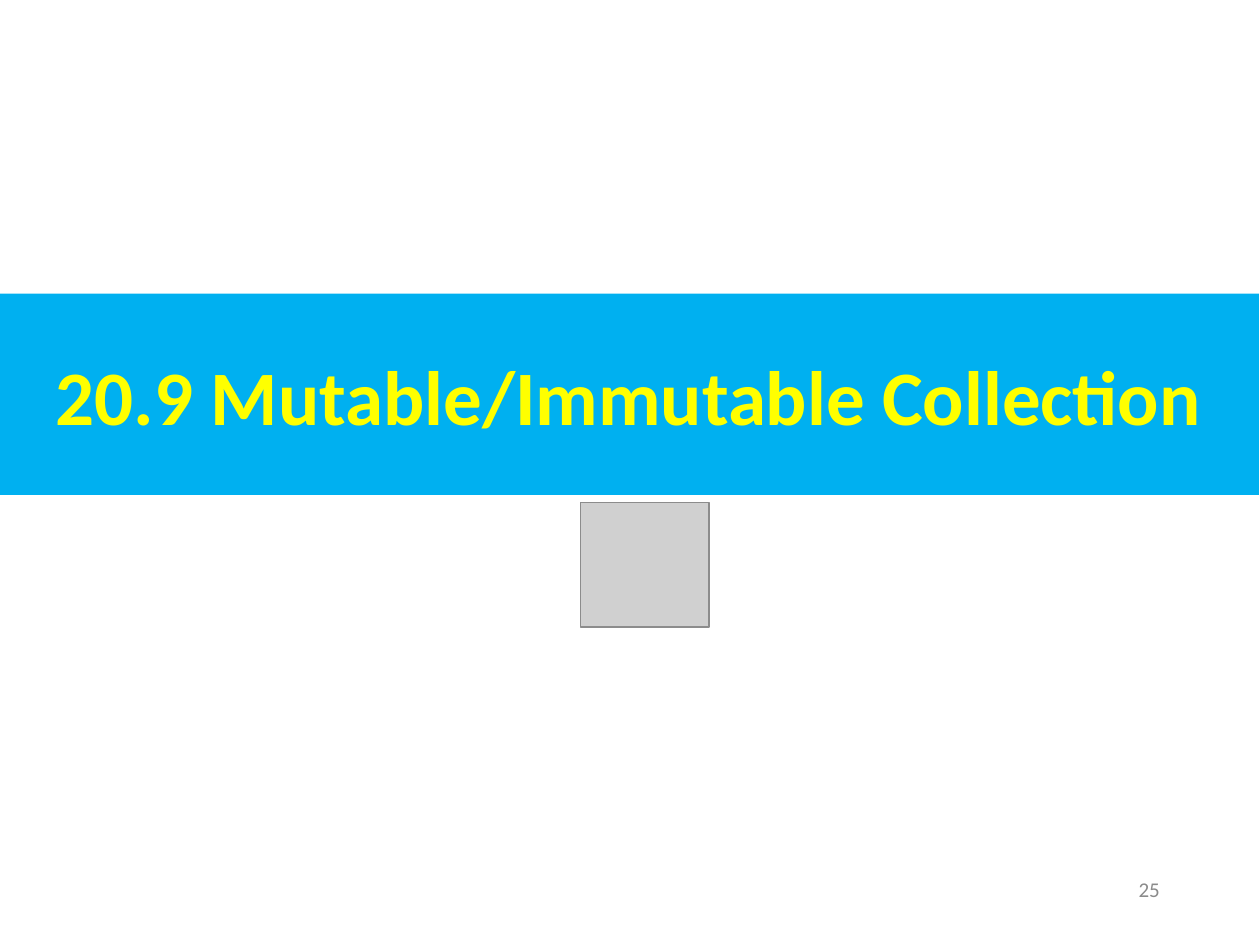
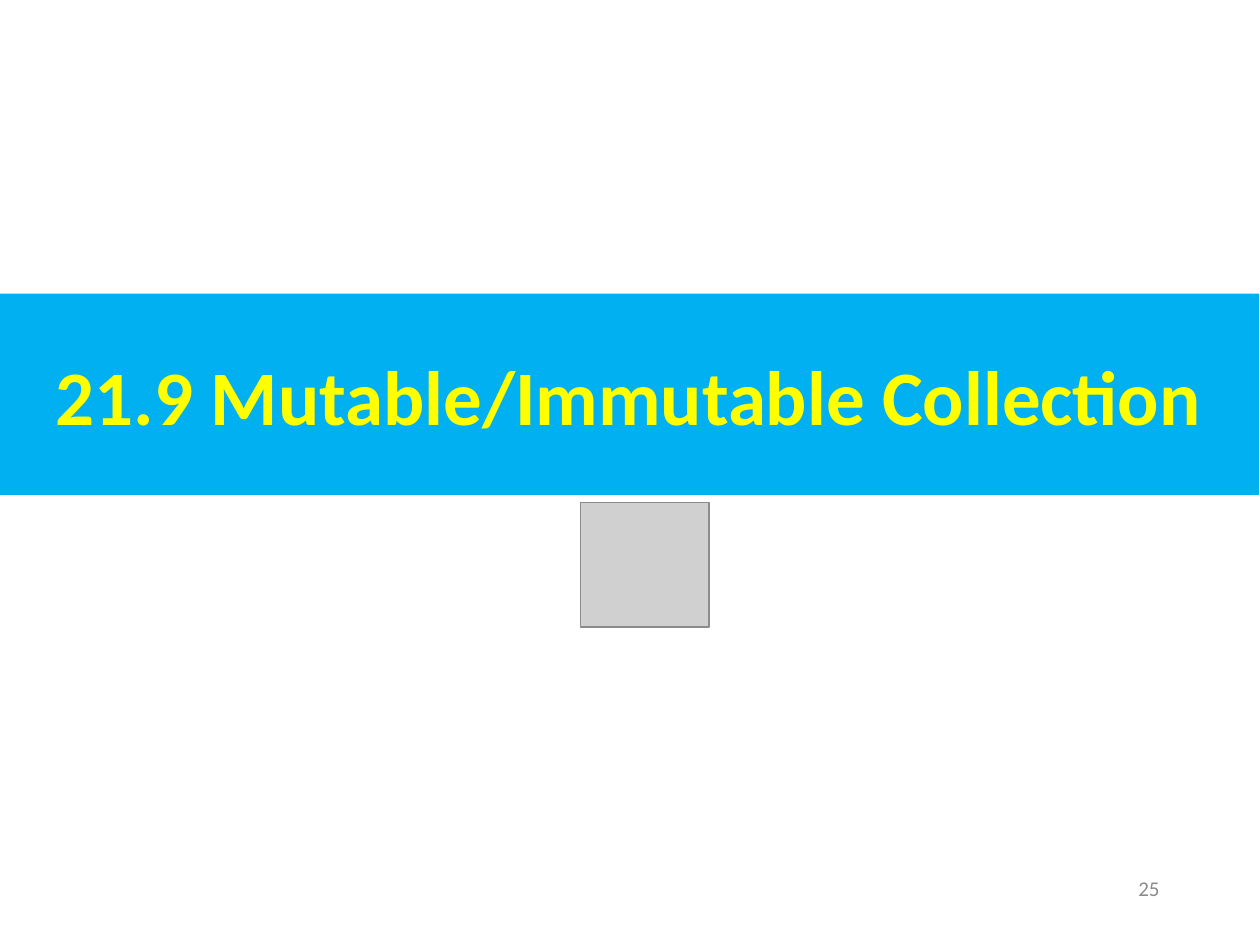
Before and after one commit to peterhchen/AIU_CS800_Chisel, a slide deck: slide 25 of 500_UCSC_HWD/021_FIRRTL/000_Video/021.FIRRTL.ppt. Drawn at 1260x945 pixels with LibreOffice and Linux fonts; fonts in the diff are those of the drawing; grey boxes stand for pictures. Boxes give left, top, right and bottom in pixels: in the first picture for what was removed or moved away, otherwise in the second. Text is boxed around its words. In the diff, an @@ line names an element or a change of style, - is before the commit and + after.

```diff
--- a/500_UCSC_HWD/021_FIRRTL/000_Video/021.FIRRTL.ppt
+++ b/500_UCSC_HWD/021_FIRRTL/000_Video/021.FIRRTL.ppt
@@ text in rectangle at bbox=[56, 371, 1200, 429]: text changed @@
-20.9 Mutable/Immutable Collection
+21.9 Mutable/Immutable Collection
```
Also in this commit, not shown: 49 other slides changed.
